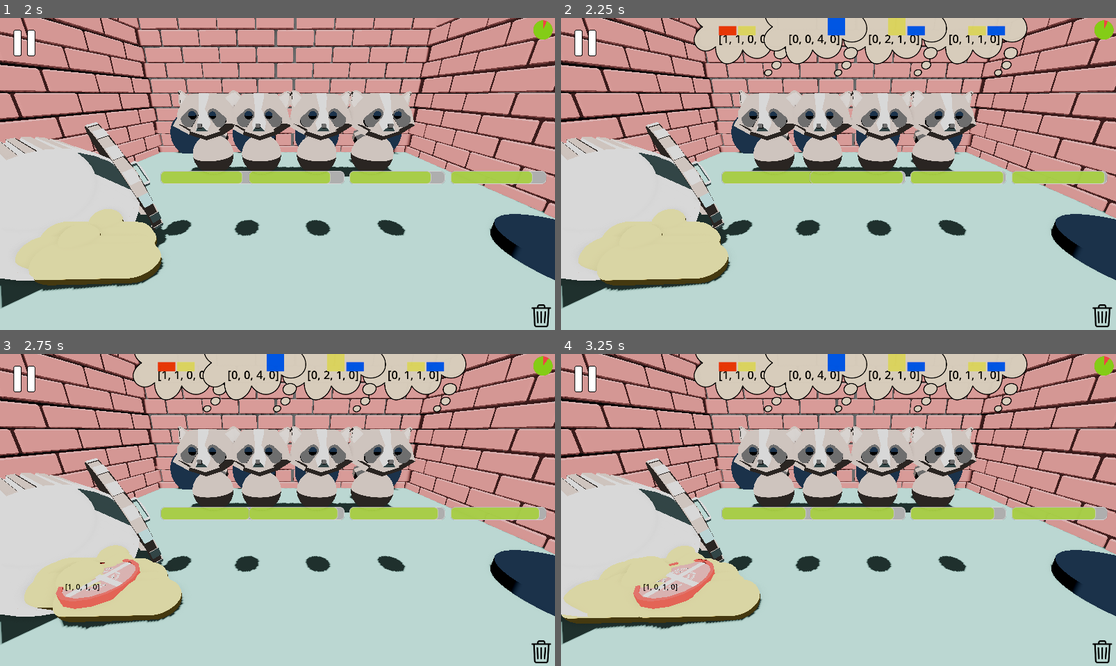
Above: before the commit, frames 1-4 (two rows, left to right).
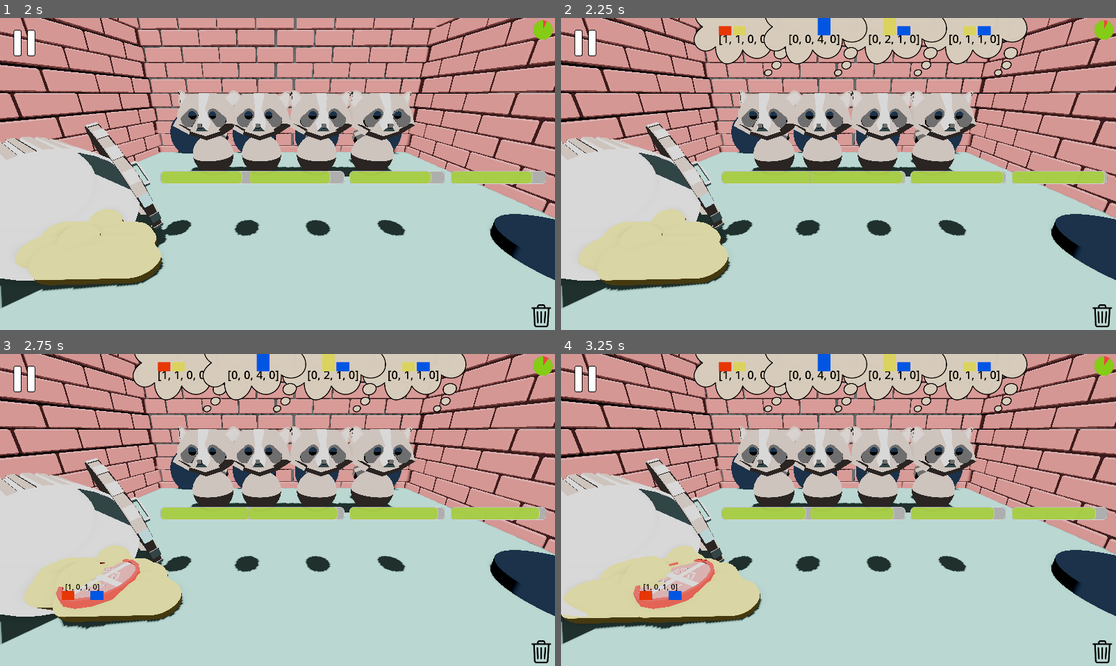
Above: after the commit, the same moments.

Repository: gabrield67/Sandwich-Shop
Game: Godot game, scene res://scenes/game_raccoon_change.tscn
Same seed, same stepped clock (60 frames per second), same inputs: the game is played once before the commit and once after it. This scene is started directly instead of the project's main scene.
Inputs (mouse positions are in pixels of both pictures, inside the frame that each line leads up to):
- Up to frame 1 (2 s): move the mouse to (249, 236) at 0.52 s; click (249, 236) at 0.67 s; drag from (444, 220) to (249, 236) at 1.27 s
- Up to frame 2 (2.25 s): move the mouse to (672, 127) at 2.02 s; click (672, 127) at 2.17 s
- Up to frame 3 (2.75 s): no input
- Up to frame 4 (3.25 s): drag from (866, 510) to (672, 463) at 2.77 s

Frame 1 is identical in both runs. In frame 2, 0.8% of the frame differs, in the area x 30-81%, y 0-6%; in frame 3, 0.9%; in frame 4, 0.9%, in the area x 14-81%, y 0-79%.

Commit message:
bars added to bread and ingredient
styling and more interactivity coming up

Diff:
--- a/scenes/Ingredients/Bread.tscn
+++ b/scenes/Ingredients/Bread.tscn
@@ -7,7 +7,7 @@
 [ext_resource type="AudioStream" uid="uid://b54m7lsq21hkc" path="res://sounds/spring_07_rubber_duck.ogg" id="5_4ncmt"]
 [ext_resource type="PackedScene" uid="uid://bdh8u52n0jw4m" path="res://assets/Sandwich Eat Particles.tscn" id="6_4ncmt"]
 [ext_resource type="PackedScene" uid="uid://bsdvlbrb60p7d" path="res://assets/Sauce Particles.tscn" id="7_ok4gj"]
-[ext_resource type="Script" uid="uid://cs0cmyfegk6t5" path="res://scenes/Raccoon/flavor_chart.gd" id="8_yg326"]
+[ext_resource type="PackedScene" uid="uid://cfqqv7ftdfd1g" path="res://scenes/UI/flavor_chart.tscn" id="8_yg326"]
 
 [sub_resource type="BoxShape3D" id="BoxShape3D_kf4f7"]
 size = Vector3(2, 3, 6)
@@ -81,16 +81,6 @@
 theme_override_colors/font_color = Color(0, 0, 0, 1)
 theme_override_font_sizes/font_size = 35
 
-[node name="Control" type="Control" parent="Flavor Display/Flavor Viewport/Label" unique_id=1504621611]
-layout_mode = 1
-anchors_preset = 0
-offset_left = -75.0
-offset_top = -150.0
-offset_right = 125.0
-offset_bottom = 50.0
-script = ExtResource("8_yg326")
-spacing = 5.0
-
 [node name="TextureRect" type="TextureRect" parent="Flavor Display/Flavor Viewport" unique_id=538867422]
 anchors_preset = 8
 anchor_left = 0.5
@@ -104,5 +94,7 @@
 grow_horizontal = 2
 grow_vertical = 2
 
+[node name="Flavor Chart" parent="Flavor Display/Flavor Viewport" unique_id=1923621798 instance=ExtResource("8_yg326")]
+
 [connection signal="body_entered" from="." to="." method="on_entered"]
 [connection signal="body_exited" from="." to="." method="on_exited"]
--- a/scenes/Ingredients/Ingredient.tscn
+++ b/scenes/Ingredients/Ingredient.tscn
@@ -4,6 +4,7 @@
 [ext_resource type="Script" uid="uid://dlcqiqygwtmgd" path="res://scenes/Ingredients/ingredient.gd" id="1_y8d8e"]
 [ext_resource type="PackedScene" uid="uid://ecpkd4q734jf" path="res://scenes/FlavorProfile.tscn" id="3_b12no"]
 [ext_resource type="AudioStream" uid="uid://8cytiw0cfaxq" path="res://sounds/random2_oga_artisticdude.wav" id="4_y8d8e"]
+[ext_resource type="PackedScene" uid="uid://cfqqv7ftdfd1g" path="res://scenes/UI/flavor_chart.tscn" id="5_ow5cj"]
 
 [sub_resource type="BoxShape3D" id="BoxShape3D_1am71"]
 size = Vector3(2, 0.4, 2)
@@ -48,3 +49,6 @@
 grow_vertical = 2
 theme_override_colors/font_color = Color(0, 0, 0, 1)
 theme_override_font_sizes/font_size = 20
+
+[node name="Flavor Chart" parent="Flavor Display/Flavor Viewport" unique_id=1923621798 instance=ExtResource("5_ow5cj")]
+testing_chart = null
--- a/scenes/Ingredients/bread.gd
+++ b/scenes/Ingredients/bread.gd
@@ -18,7 +18,7 @@
 var onBread = false
 var bread2
 
-@onready var chart_display = $"Flavor Display/Flavor Viewport/Label/Control"
+@onready var chart_display = $"Flavor Display/Flavor Viewport/Flavor Chart"
 
 
 var finished: bool = false
@@ -51,7 +51,8 @@
 				$Plate.set_surface_override_material(0, on_material)
 				$bread.scale = original_size*1.2
 				$Plate.scale = original_size_plate*1.2
-				#flavor_tracker = add_new_flavors(flavor_tracker, body.ingredient_flavors)
+				body.flavor_chart.hide()
+				# flavor_tracker = add_new_flavors(flavor_tracker, body.ingredient_flavors)
 				update_display(flavor_tracker)
 
 func on_exited(body: Node3D) -> void:
@@ -64,8 +65,9 @@
 					body.bread = null
 				self.material_off()
 				if finished == false:
-					#flavor_tracker = remove_new_flavors(flavor_tracker, body.ingredient_flavors)
+					# flavor_tracker = remove_new_flavors(flavor_tracker, body.ingredient_flavors)
 					update_display(flavor_tracker)
+					body.flavor_chart.show()
 
 func material_off() -> void:
 	$Plate.set_surface_override_material(0, off_material)
--- a/scenes/Ingredients/ingredient.gd
+++ b/scenes/Ingredients/ingredient.gd
@@ -2,6 +2,7 @@
 extends StaticBody3D
 
 @onready var flavor_display = $"Flavor Display/Flavor Viewport/Label"
+@onready var flavor_chart = $"Flavor Display/Flavor Viewport/Flavor Chart"
 
 var tomatoMesh = preload("res://models/tomato_mesh.tscn")
 var fishMesh = preload("res://models/fishBonesMesh.tscn")
@@ -49,6 +50,7 @@
 	# handle flavors
 	generate_flavors()
 	flavor_display.text = str(ingredient_flavors)
+	flavor_chart.update_chart_data(ingredient_flavors)
 	#$FlavorProfile.add_flavor(3,4,2,3)
 	#print("new ingredient")
 
--- a/scenes/Raccoon/flavor_chart.gd
+++ b/scenes/Raccoon/flavor_chart.gd
@@ -3,24 +3,26 @@
 
 var targets: Array = []
 
-func update_chart_data(current_targets: Array)-> void:
-	targets = current_targets
-	queue_redraw()
-
 # styling
 @export var bar_color: Array[Color] = [ Color.RED,  Color.YELLOW, Color.BLUE, Color.GREEN]
 @export var spacing: float = 20.0
 @export var max_chart_value: float = 5.0
+@export var testing_chart: bool = true
+
+func update_chart_data(current_targets: Array)-> void:
+	if testing_chart:
+		current_targets = [1, 1, 1, 1]
+	targets = current_targets
+	queue_redraw()
 
 func _draw() -> void:
 	if targets.is_empty():
 		return
 
 	# calculating dimensions based on current size
-	var num_bars: int = targets.size() -1
+	var num_bars: int = targets.size()
 	var total_spacing: float = spacing * (num_bars + 1)
 	var bar_width: float = (size.x - total_spacing) / num_bars
-
 
 	# create each bar
 	for i in range(num_bars):
--- a/scenes/Raccoon/thought_bubble.tscn
+++ b/scenes/Raccoon/thought_bubble.tscn
@@ -1,7 +1,7 @@
 [gd_scene format=3 uid="uid://d2r8uv00axk3i"]
 
 [ext_resource type="Texture2D" uid="uid://btgchfc0noln1" path="res://assets/thought_bubble.png" id="1_7s8w5"]
-[ext_resource type="Script" uid="uid://cs0cmyfegk6t5" path="res://scenes/Raccoon/flavor_chart.gd" id="2_mmgmr"]
+[ext_resource type="PackedScene" uid="uid://cfqqv7ftdfd1g" path="res://scenes/UI/flavor_chart.tscn" id="2_mmgmr"]
 
 [node name="Thought Bubble" type="TextureRect" unique_id=1401371206]
 anchors_preset = 8
@@ -34,18 +34,5 @@
 theme_override_colors/font_color = Color(0, 0, 0, 1)
 theme_override_font_sizes/font_size = 30
 
-[node name="Flavor Chart" type="Control" parent="." unique_id=2013965866]
+[node name="Flavor Chart" parent="." unique_id=1923621798 instance=ExtResource("2_mmgmr")]
 layout_mode = 1
-anchors_preset = 8
-anchor_left = 0.5
-anchor_top = 0.5
-anchor_right = 0.5
-anchor_bottom = 0.5
-offset_left = -75.0
-offset_top = -90.0
-offset_right = 83.0
-offset_bottom = 29.0
-grow_horizontal = 2
-grow_vertical = 2
-script = ExtResource("2_mmgmr")
-spacing = 5.0
--- /dev/null
+++ b/scenes/UI/flavor_chart.tscn
@@ -0,0 +1,20 @@
+[gd_scene format=3 uid="uid://cfqqv7ftdfd1g"]
+
+[ext_resource type="Script" uid="uid://cs0cmyfegk6t5" path="res://scenes/Raccoon/flavor_chart.gd" id="1_kgdyn"]
+
+[node name="Flavor Chart" type="Control" unique_id=1923621798]
+layout_mode = 3
+anchors_preset = 8
+anchor_left = 0.5
+anchor_top = 0.5
+anchor_right = 0.5
+anchor_bottom = 0.5
+offset_left = -75.0
+offset_top = -90.0
+offset_right = 83.0
+offset_bottom = 29.0
+grow_horizontal = 2
+grow_vertical = 2
+script = ExtResource("1_kgdyn")
+spacing = 5.0
+testing_chart = false
Not shown: 1 places in scenes/game_final.tscn that only renumber resources
